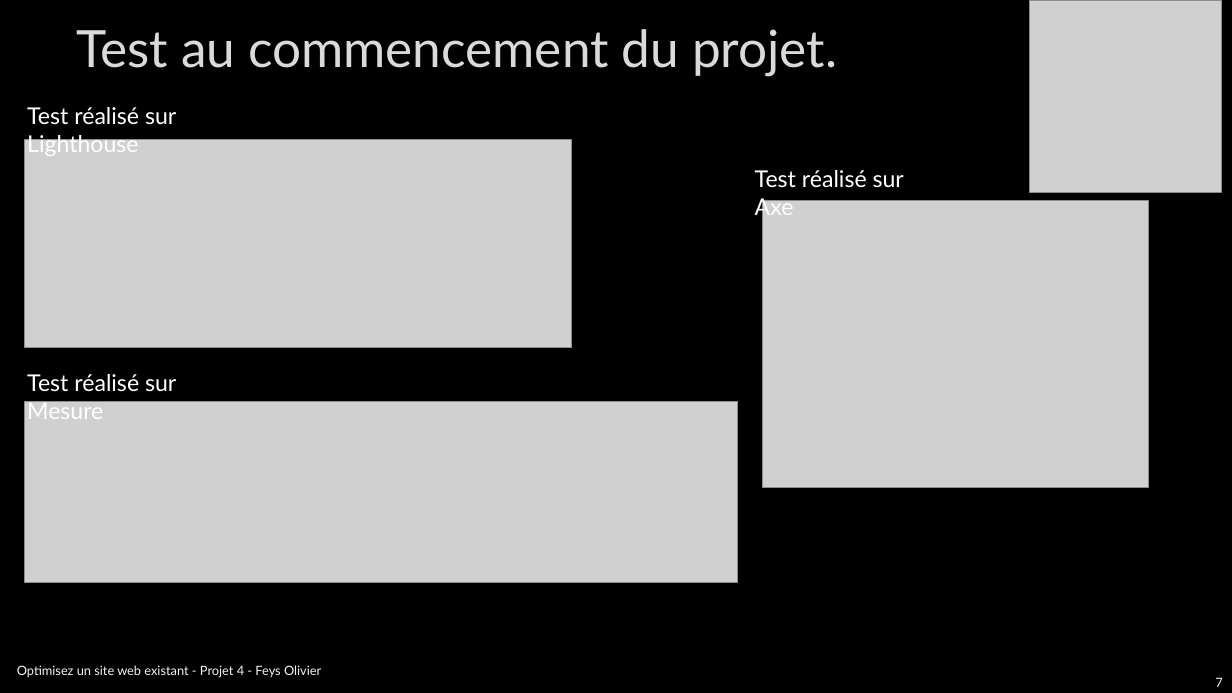
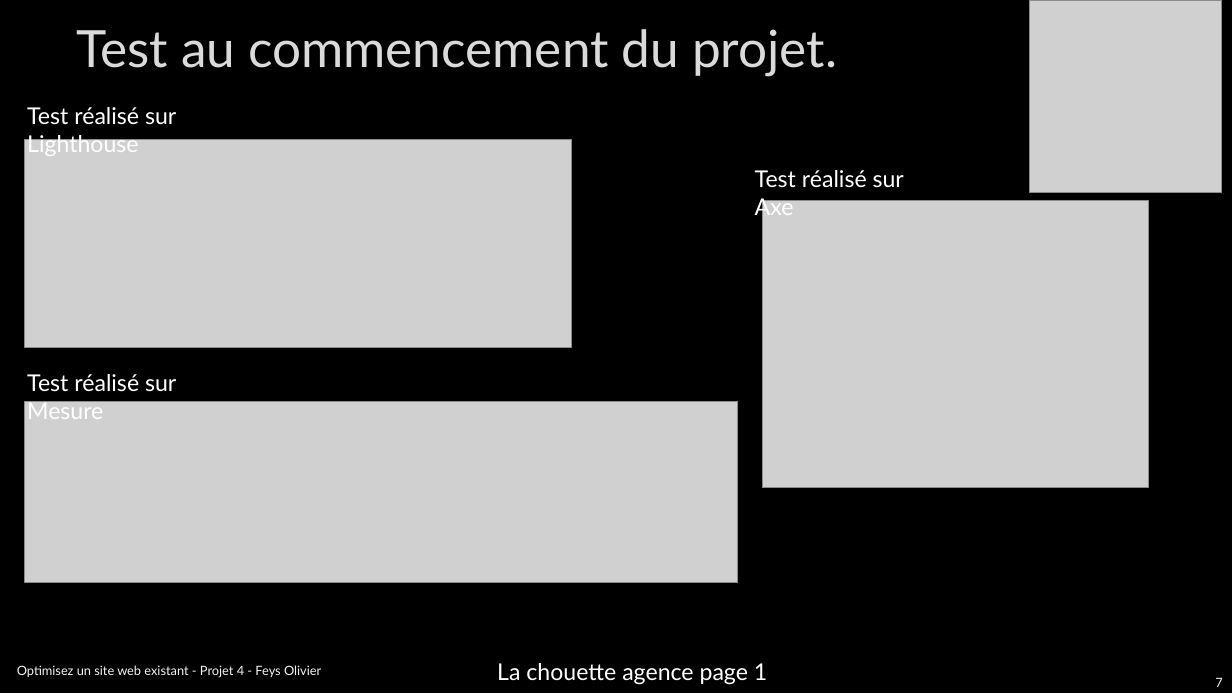
Before and after one commit to Olive59/Projet-4, a slide deck: slide 7 of p4-03-rapport.pptx. Drawn at 1232x693 pixels with LibreOffice and Linux fonts; fonts in the diff are those of the drawing; grey boxes stand for pictures; background and template pictures are left out. Boxes give left, top, right and bottom in pixels: in the first picture for what was removed or moved away, otherwise in the second. Text is boxed around its words. In the diff, an @@ line names an element or a change of style, - is before the commit and + after.

Commit message:
differents test

```diff
--- a/p4-03-rapport.pptx
+++ b/p4-03-rapport.pptx
@@ text added at (497,663,767,685), 18 pt, text #FFFFFF @@
+La chouette agence page 1
```
Also in this commit, not shown: 6 other slides changed, 3 slides added, 14 other files.
